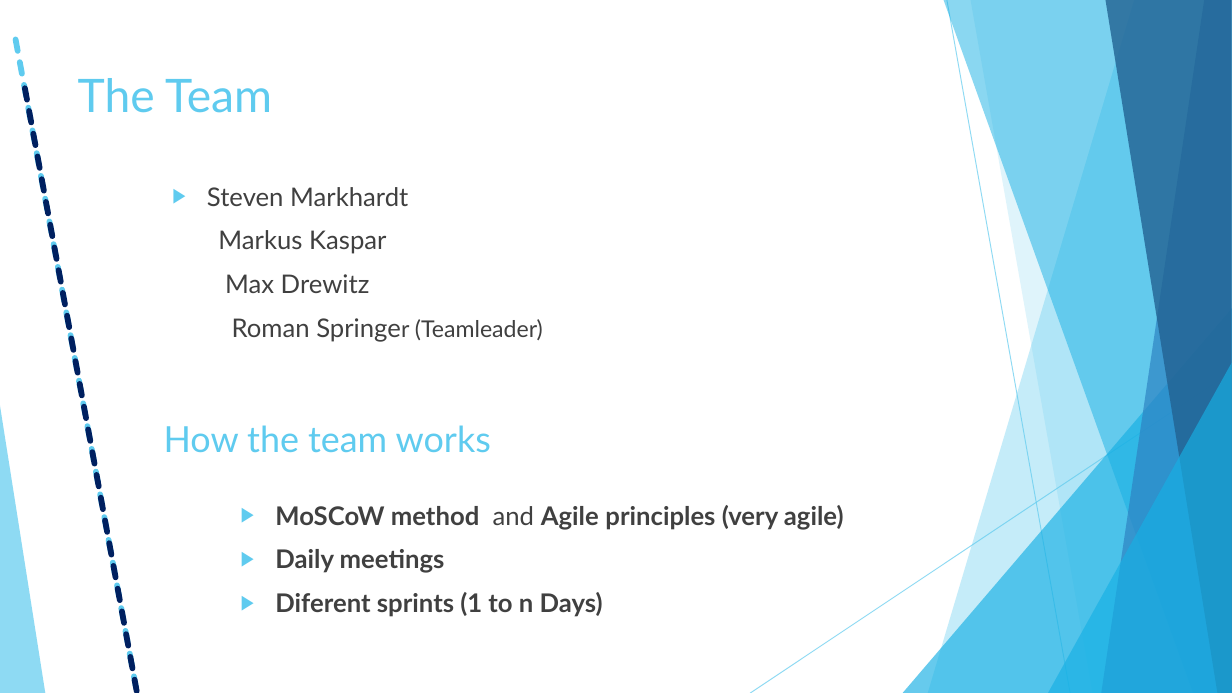
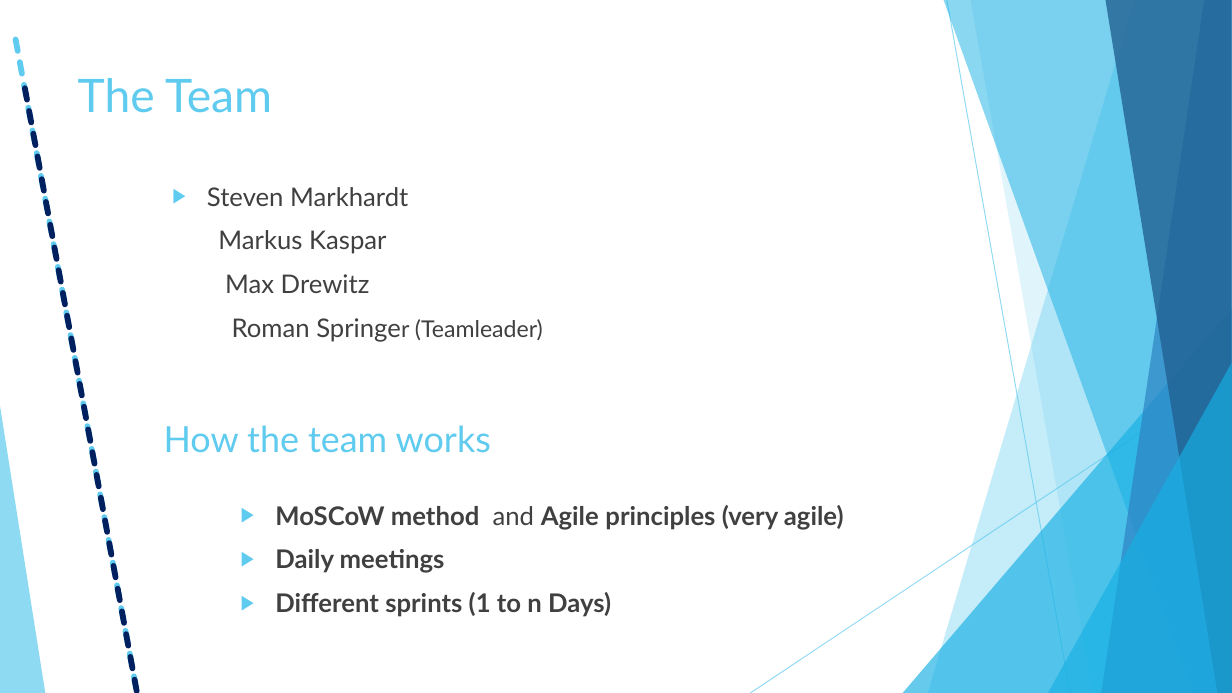
Before and after one commit to CodeFactoryWien/WF-Java-04, a slide deck: slide 2 of NullPointerHotel.pptx. Drawn at 1232x693 pixels with LibreOffice and Linux fonts; fonts in the diff are those of the drawing. Boxes give left, top, right and bottom in pixels: in the first picture for what was removed or moved away, otherwise in the second. Text is boxed around its words. In the diff, an @@ line names an element or a change of style, - is before the commit and + after.

```diff
--- a/NullPointerHotel.pptx
+++ b/NullPointerHotel.pptx
@@ text at (275,592,611,617): text changed @@
-▶ Diferent sprints (1 to n Days)
+▶ Different sprints (1 to n Days)
```
Also in this commit, not shown: 5 other slides changed, 1 slide added.
